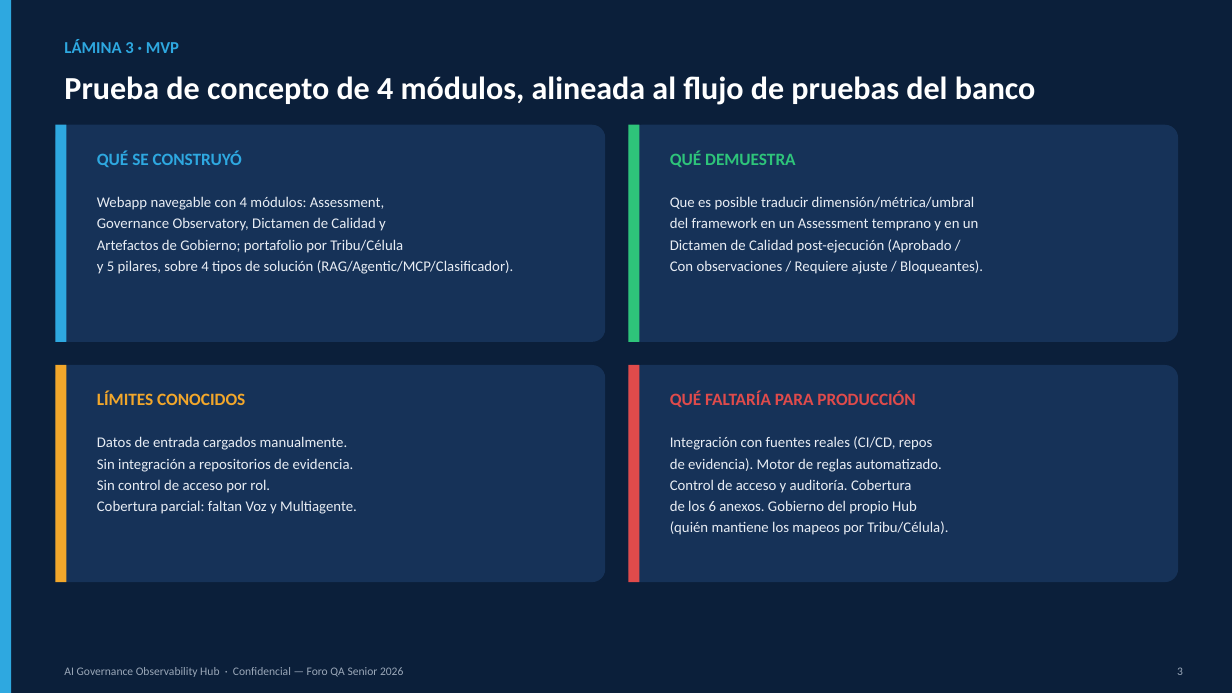
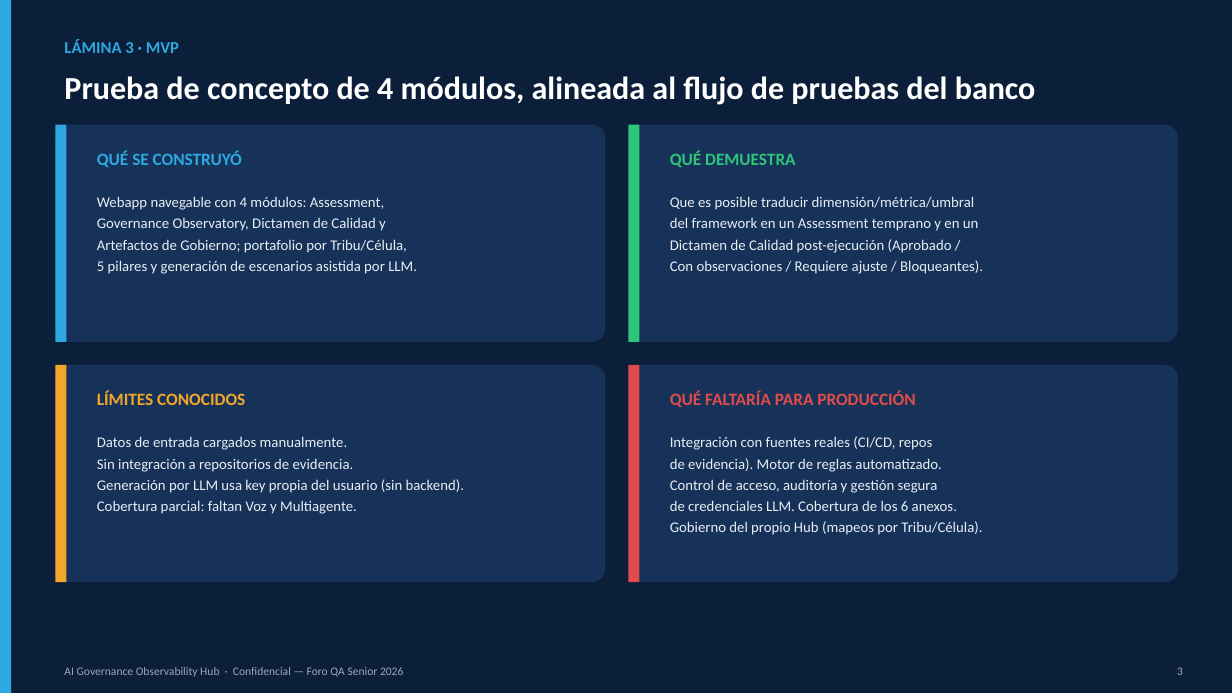
Before and after one commit to patoxav/ai-governance-observability-hub, a slide deck: slide 4 of deliverables/AI_Governance_Observability_Hub.pptx. Drawn at 1232x693 pixels with LibreOffice and Linux fonts; fonts in the diff are those of the drawing. Boxes give left, top, right and bottom in pixels: in the first picture for what was removed or moved away, otherwise in the second. Text is boxed around its words. In the diff, an @@ line names an element or a change of style, - is before the commit and + after.

```diff
--- a/deliverables/AI_Governance_Observability_Hub.pptx
+++ b/deliverables/AI_Governance_Observability_Hub.pptx
@@ text at (x1=97, y1=239, x2=417, y2=274): text changed @@
-Artefactos de Gobierno; portafolio por Tribu/Célula
-y 5 pilares, sobre 4 tipos de solución (RAG/Agentic/MCP/Clasificador).
+Artefactos de Gobierno; portafolio por Tribu/Célula,
+5 pilares y generación de escenarios asistida por LLM.
@@ text at (x1=97, y1=479, x2=464, y2=493): text changed @@
-Sin control de acceso por rol.
+Generación por LLM usa key propia del usuario (sin backend).
@@ text at (x1=670, y1=479, x2=982, y2=535): text changed @@
-Control de acceso y auditoría. Cobertura
-de los 6 anexos. Gobierno del propio Hub
-(quién mantiene los mapeos por Tribu/Célula).
+Control de acceso, auditoría y gestión segura
+de credenciales LLM. Cobertura de los 6 anexos.
+Gobierno del propio Hub (mapeos por Tribu/Célula).
```
Also in this commit, not shown: 1 other slide changed, 7 other files.
